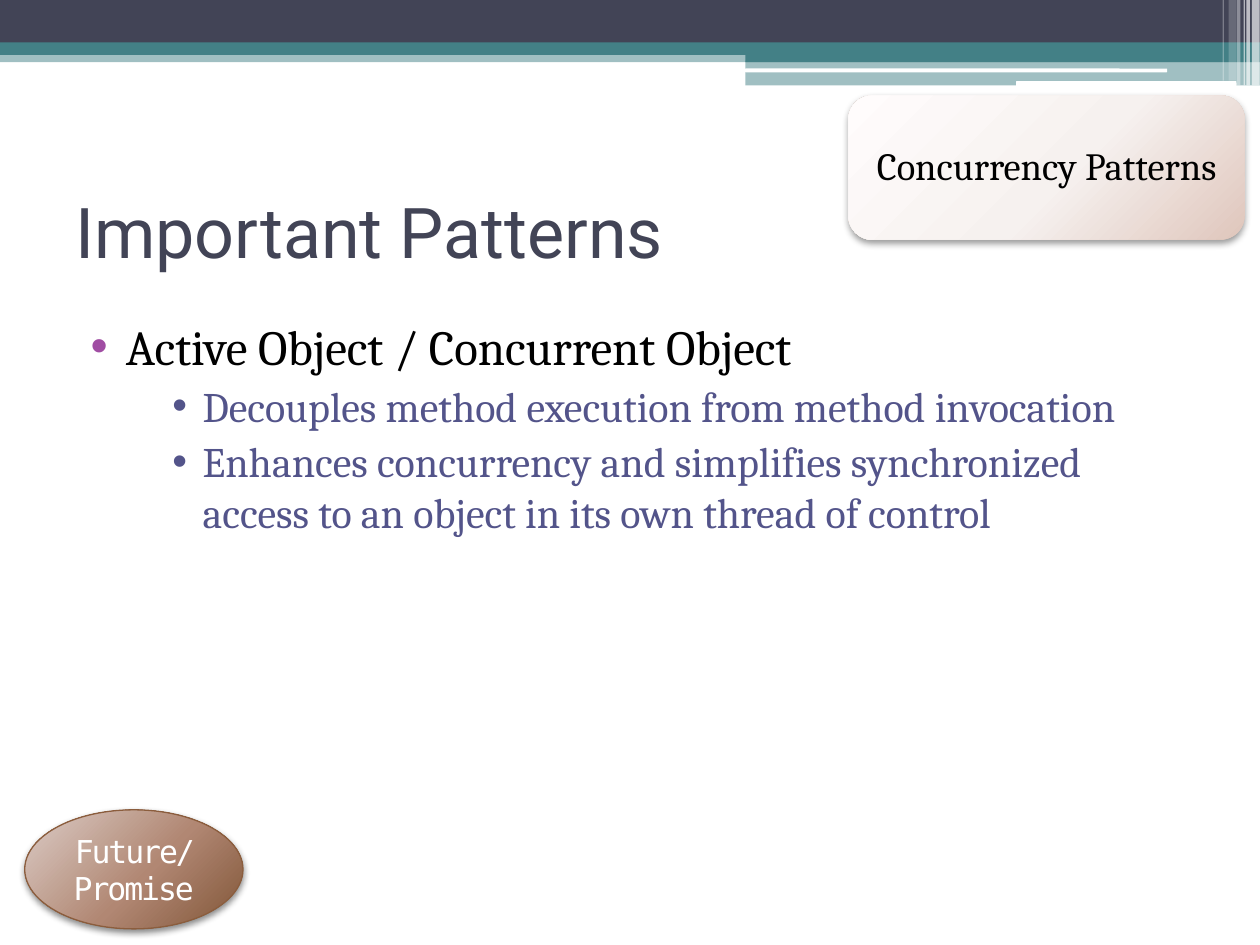
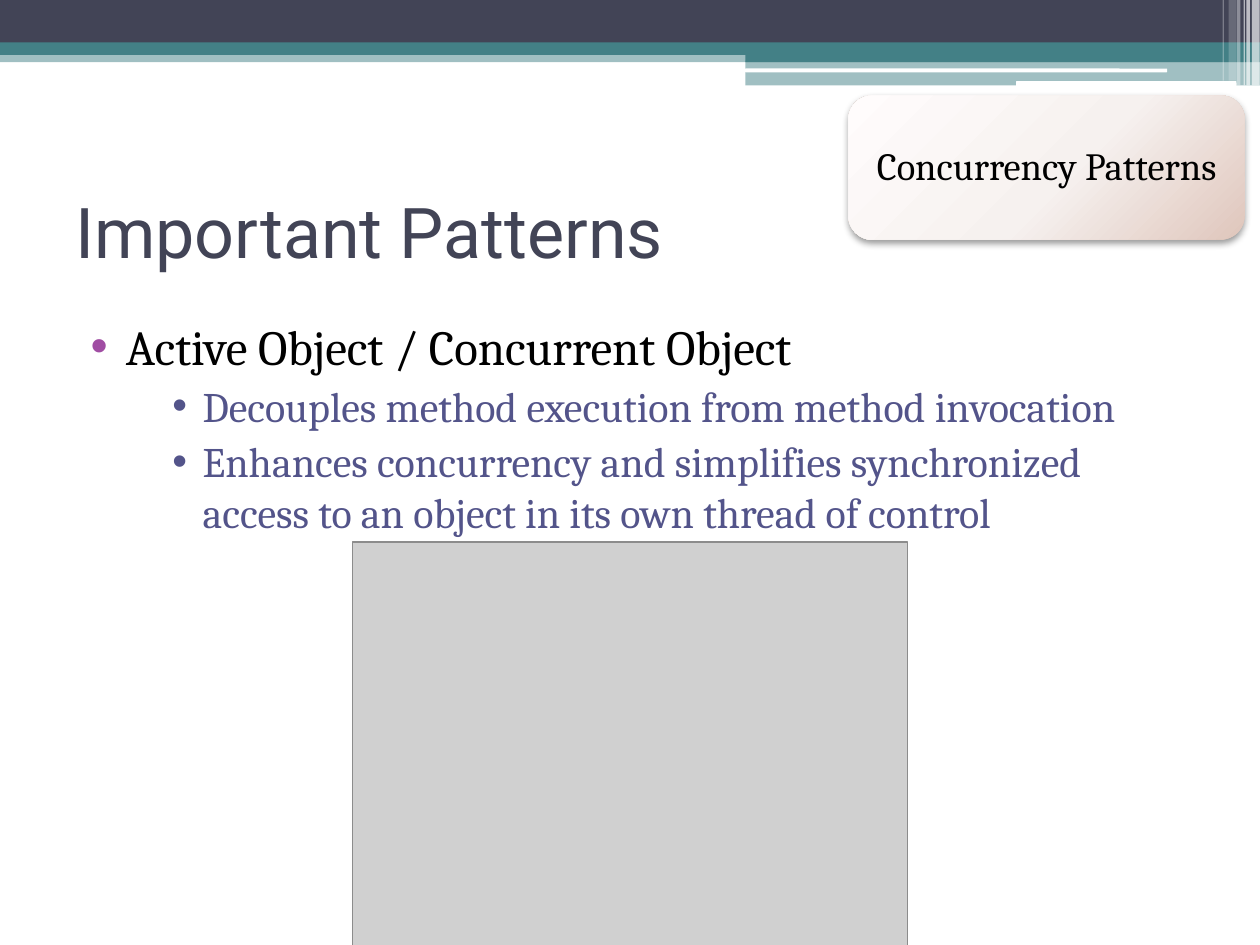
Before and after one commit to CodeLionX/ePortfolio_DesignPatterns, a slide deck: slide 24 of presentation/Design Patterns.pptx. Drawn at 1260x945 pixels with LibreOffice and Linux fonts; fonts in the diff are those of the drawing; grey boxes stand for pictures. Boxes give left, top, right and bottom in pixels: in the first picture for what was removed or moved away, otherwise in the second. Text is boxed around its words. In the diff, an @@ line names an element or a change of style, - is before the commit and + after.

```diff
--- a/presentation/Design Patterns.pptx
+++ b/presentation/Design Patterns.pptx
@@ picture added at box(353, 542, 908, 945) @@
@@ ellipse removed at box(25, 810, 243, 929) @@
-Future/ Promise
```
Also in this commit, not shown: 1 other slide changed, 4 slides added, 1 other file.
